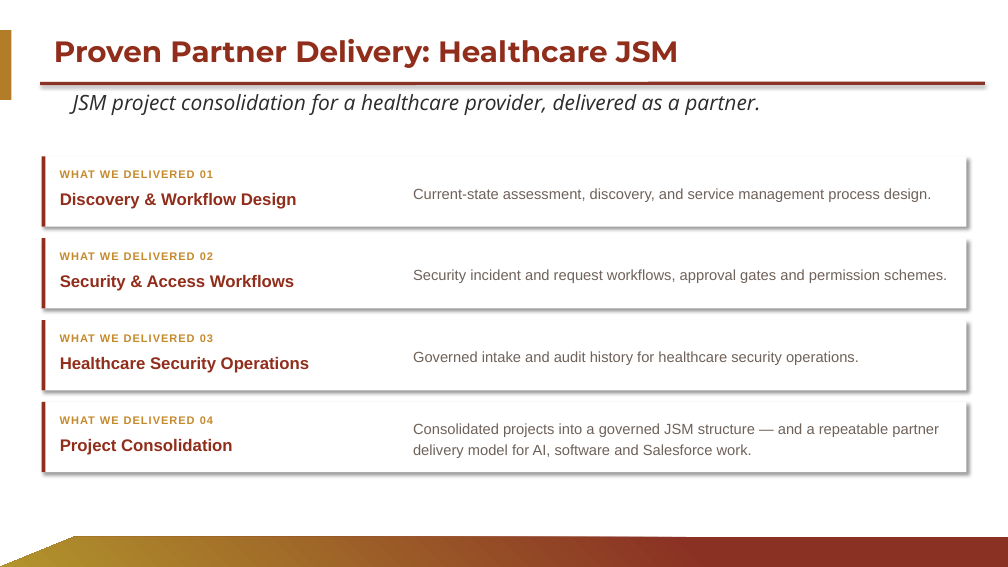
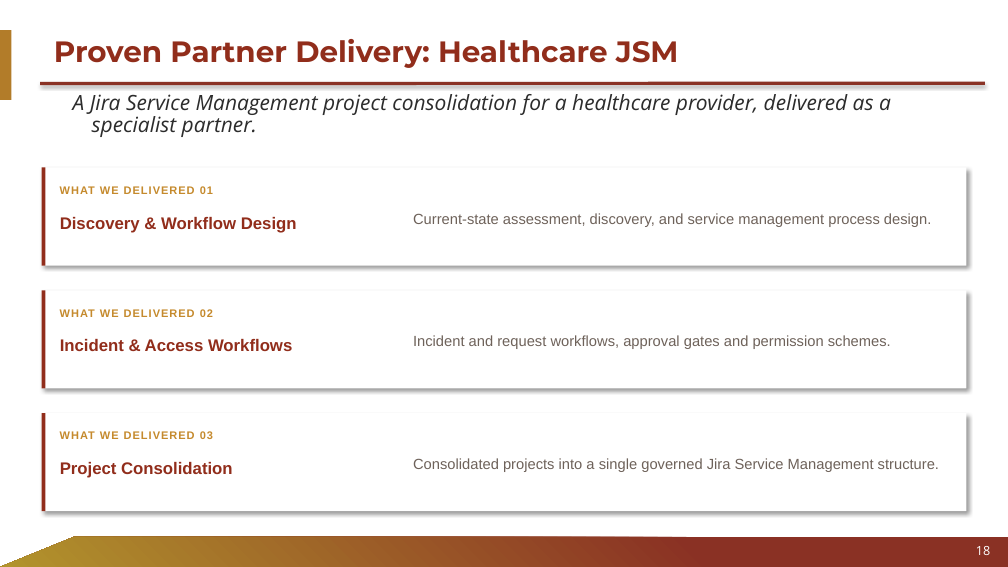
Before and after one commit to liza212/Test, a slide deck: slide 18 of decks/Palni_Capabilities_Partner.pptx (slide 16 before the commit). Drawn at 1008x567 pixels with LibreOffice and Linux fonts; fonts in the diff are those of the drawing; background and template pictures are left out. Boxes give left, top, right and bottom in pixels: in the first picture for what was removed or moved away, otherwise in the second. Text is boxed around its words. In the diff, an @@ line names an element or a change of style, - is before the commit and + after.

```diff
--- a/decks/Palni_Capabilities_Partner.pptx
+++ b/decks/Palni_Capabilities_Partner.pptx
@@ text at [73, 94, 891, 137]: text changed @@
-JSM project consolidation for a healthcare provider, delivered as a partner.
+A Jira Service Management project consolidation for a healthcare provider, delivered as a specialist partner.
@@ rectangle: place and size @@
-rectangle at [42, 157, 966, 227]
+rectangle at [42, 168, 966, 266]
@@ rectangle: place and size @@
-rectangle at [42, 157, 45, 227]
+rectangle at [42, 168, 45, 266]
@@ text "WHAT WE DELIVERED 01": place and size @@
-text "WHAT WE DELIVERED 01" at [60, 170, 213, 178]
+text "WHAT WE DELIVERED 01" at [60, 186, 213, 194]
@@ text "Current-state assessment, discovery, and service ...": place and size @@
-text "Current-state assessment, discovery, and service ..." at [413, 188, 931, 202]
+text "Current-state assessment, discovery, and service ..." at [413, 213, 931, 227]
@@ text "Discovery & Workflow Design": place and size @@
-text "Discovery & Workflow Design" at [60, 193, 297, 209]
+text "Discovery & Workflow Design" at [60, 217, 297, 233]
@@ rectangle: place and size @@
-rectangle at [42, 238, 966, 309]
+rectangle at [42, 290, 966, 389]
@@ rectangle: place and size @@
-rectangle at [42, 238, 45, 309]
+rectangle at [42, 290, 45, 389]
@@ rectangle removed at [42, 320, 966, 390] @@
@@ rectangle removed at [42, 320, 45, 390] @@
@@ text "WHAT WE DELIVERED 02": place and size @@
-text "WHAT WE DELIVERED 02" at [60, 252, 213, 260]
+text "WHAT WE DELIVERED 02" at [60, 309, 213, 317]
@@ text at [60, 339, 292, 351]: text changed @@
-Security & Access Workflows
+Incident & Access Workflows
@@ text removed at [60, 334, 213, 342] @@
-WHAT WE DELIVERED 03
@@ text removed at [60, 357, 309, 373] @@
-Healthcare Security Operations
@@ text at [413, 335, 891, 349]: text changed @@
-Security incident and request workflows, approval gates and permission schemes.
+Incident and request workflows, approval gates and permission schemes.
@@ text removed at [413, 351, 859, 365] @@
-Governed intake and audit history for healthcare security operations.
@@ rectangle: place and size @@
-rectangle at [42, 402, 966, 473]
+rectangle at [42, 413, 966, 511]
@@ rectangle: place and size @@
-rectangle at [42, 402, 45, 473]
+rectangle at [42, 413, 45, 511]
@@ text at [60, 431, 213, 439]: text changed @@
-WHAT WE DELIVERED 04
+WHAT WE DELIVERED 03
@@ text "Project Consolidation": place and size @@
-text "Project Consolidation" at [60, 439, 233, 455]
+text "Project Consolidation" at [60, 462, 233, 478]
@@ text at [413, 458, 939, 472]: text changed @@
-Consolidated projects into a governed JSM structure — and a repeatable partner delivery model for AI, software and Salesforce work.
+Consolidated projects into a single governed Jira Service Management structure.
@@ page number added at [976, 546, 990, 555], 12 pt, text #FFFFFF @@
+18
```
Also in this commit, not shown: 11 other slides changed, 4 slides added, 2 slides removed.
